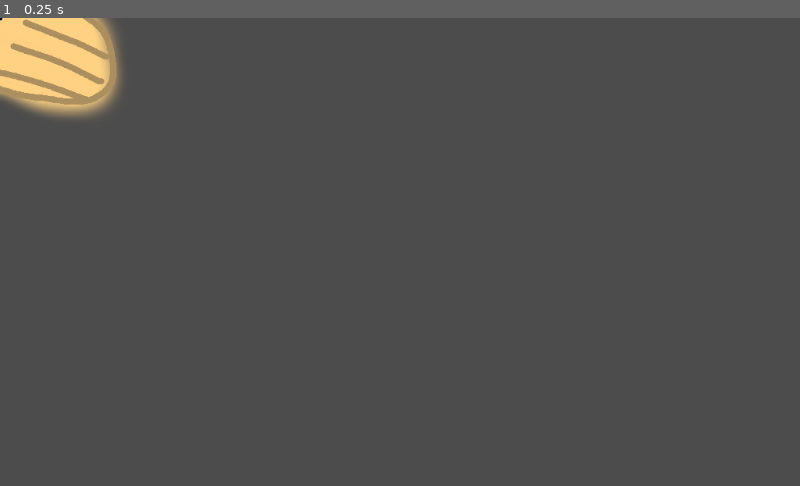
Above: before the commit, frame 1.
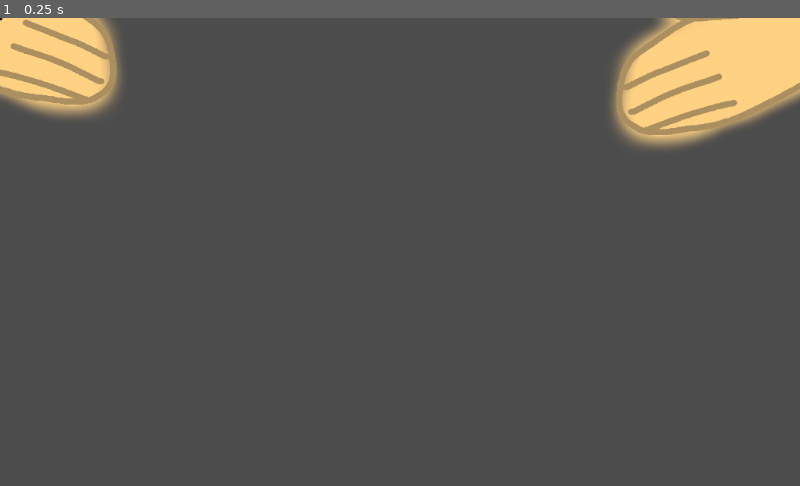
Above: after the commit, the same moment.

Repository: HumbleSolipsist/gmtk-hand-game
Game: Godot game, scene res://World.tscn
Two runs of this game, one before a commit and one after it. Both use one fixed random seed, a clock stepped at 60 frames per second and the inputs below.
Inputs:
- Up to frame 1 (0.25 s): no input

The runs differ from the first frame. In frame 1, 5.5% of the frame differs, in the area x 76-100%, y 0-28%.

Commit message:
right hand

Diff:
--- a/LeftHand.gd
+++ b/LeftHand.gd
@@ -35,7 +35,9 @@
 		follow_mouse = not follow_mouse
 
 func _on_pointer_area_entered(area):
-	mouse_hover = true
+	if (area == self):
+		mouse_hover = true
 
 func _on_pointer_area_exited(area):
-	mouse_hover = false
+	if (area == self):
+		mouse_hover = false
--- a/World.tscn
+++ b/World.tscn
@@ -32,6 +32,25 @@
 [node name="drag_hitbox" type="CollisionShape2D" parent="left_hand"]
 shape = SubResource( 2 )
 
+[node name="right_hand" type="Area2D" parent="."]
+position = Vector2( 1114.07, -37.2313 )
+script = ExtResource( 1 )
+active_speed = 50.0
+passive_speed = 7.0
+home = Vector2( 1024, 0 )
+
+[node name="arm" type="Sprite" parent="right_hand"]
+scale = Vector2( -0.5, 0.5 )
+texture = ExtResource( 2 )
+
+[node name="grab_hitbox" type="CollisionShape2D" parent="right_hand"]
+position = Vector2( -90.2142, 40.0952 )
+shape = SubResource( 1 )
+
+[node name="drag_hitbox" type="CollisionShape2D" parent="right_hand"]
+position = Vector2( -90.2144, 40.0952 )
+shape = SubResource( 2 )
+
 [node name="pointer" type="Area2D" parent="."]
 script = ExtResource( 3 )
 
@@ -41,5 +60,7 @@
 [node name="sprite" type="Sprite" parent="pointer"]
 scale = Vector2( 0.01, 0.01 )
 texture = ExtResource( 4 )
+[connection signal="area_entered" from="pointer" to="right_hand" method="_on_pointer_area_entered"]
 [connection signal="area_entered" from="pointer" to="left_hand" method="_on_pointer_area_entered"]
+[connection signal="area_exited" from="pointer" to="right_hand" method="_on_pointer_area_exited"]
 [connection signal="area_exited" from="pointer" to="left_hand" method="_on_pointer_area_exited"]
Not shown, added: assets/enemy/bug/potion.kra
Not shown, added: assets/enemy/bug/potion.kra~
